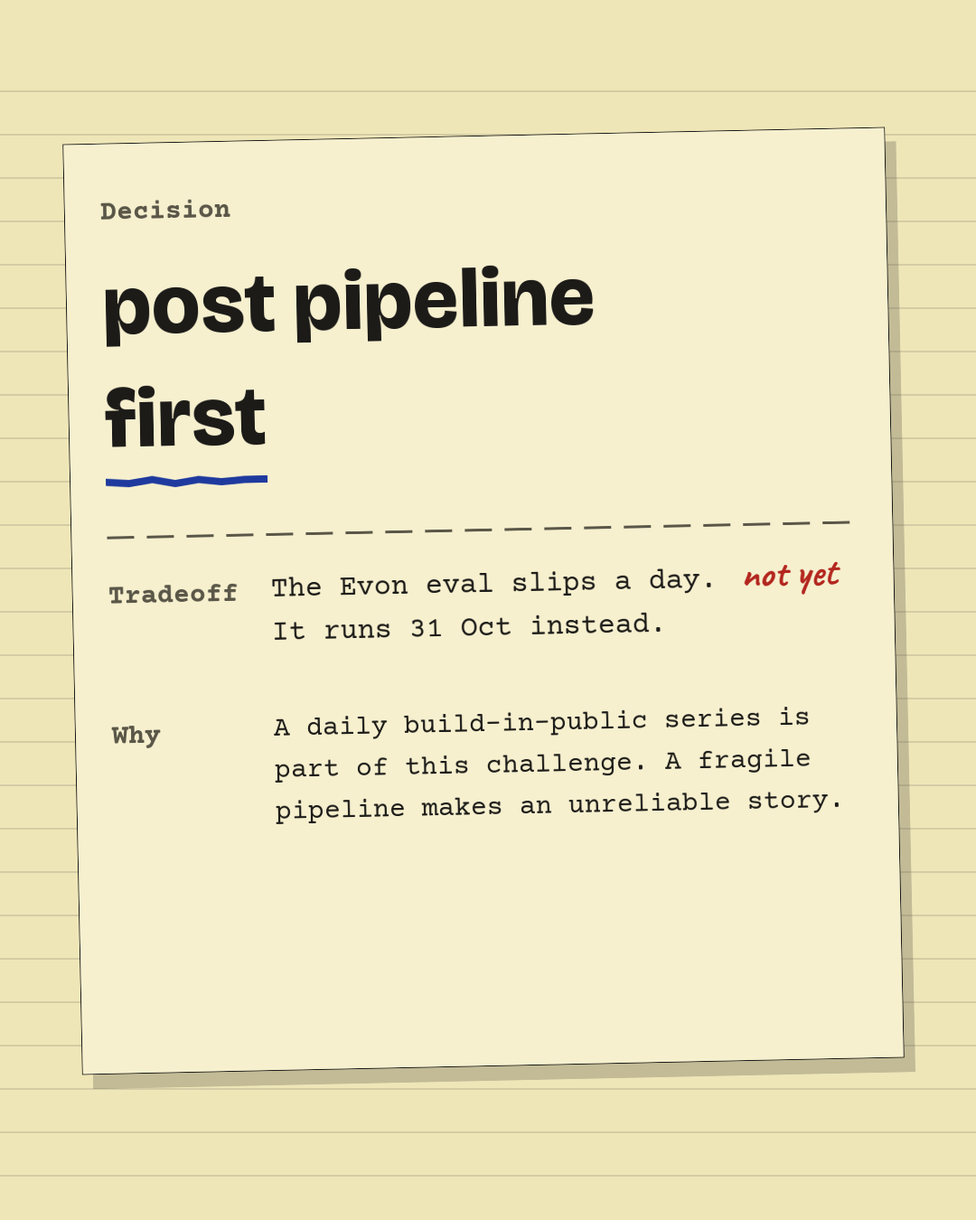
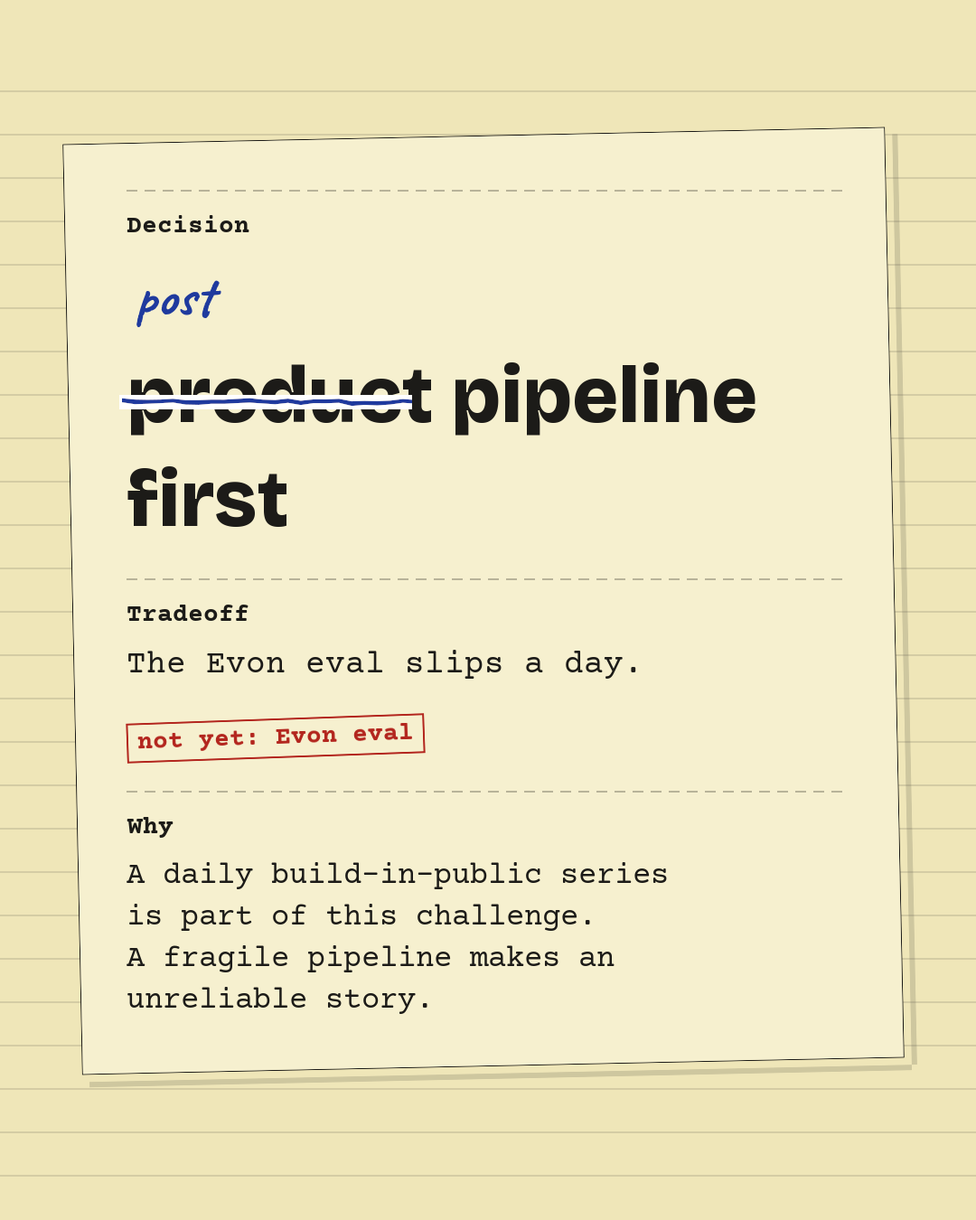
Layered file, before and after one edit (976 x 1220). Changes by layer:
added layer "stamp-box" above "unreliable story." over [125, 713, 426, 764]
added layer "unreliable story." above "A fragile pipeline makes an" over [127, 987, 428, 1015]
renamed "marks" to "A fragile pipeline makes an", painted on it over [105, 475, 851, 973]
renamed "pipeline makes an unreliable s..." to "is part of this challenge.", painted on it over [129, 791, 839, 932]
renamed "part of this challenge. A frag..." to "A daily build-in-public series", painted on it over [126, 748, 810, 890]
renamed "A daily build-in-public series..." to "Why", painted on it over [126, 706, 810, 838]
renamed "Why" to "not yet: Evon eval", painted on it over [111, 722, 414, 752]
renamed "not yet" to "The Evon eval slips a day.", painted on it over [128, 561, 842, 679]
renamed "It runs 31 Oct instead." to "Tradeoff", painted on it over [127, 604, 661, 640]
renamed "The Evon eval slips a day." to "first", painted on it over [127, 466, 712, 597]
added layer "strikethrough" above "product pipeline" over [119, 395, 413, 410]
renamed "Tradeoff" to "product pipeline", painted on it over [108, 362, 756, 604]
renamed "first" to "post", painted on it over [104, 280, 266, 448]
renamed "post pipeline" to "Decision", painted on it over [104, 215, 594, 348]
renamed "Decision" to "separators", opacity 100% → 40%, painted on it over [100, 189, 843, 793]
renamed "card" to "card-shadow", opacity 100% → 22%, painted on it over [89, 133, 918, 1089]
renamed "shadow" to "card-bg", opacity 30% → 100%, painted on it over [89, 133, 916, 1090]
